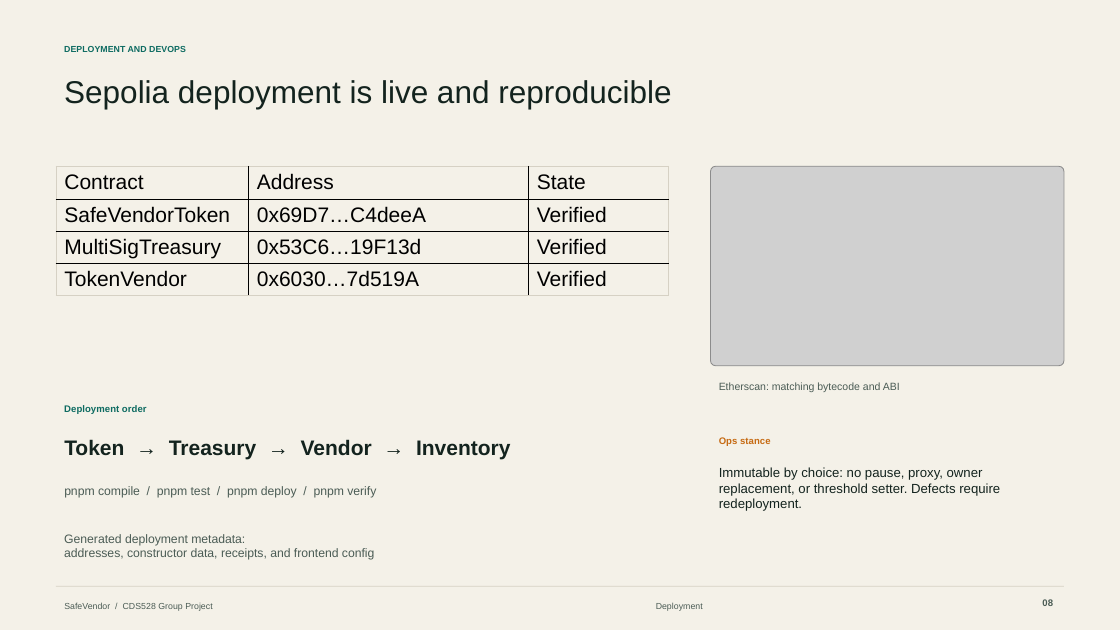
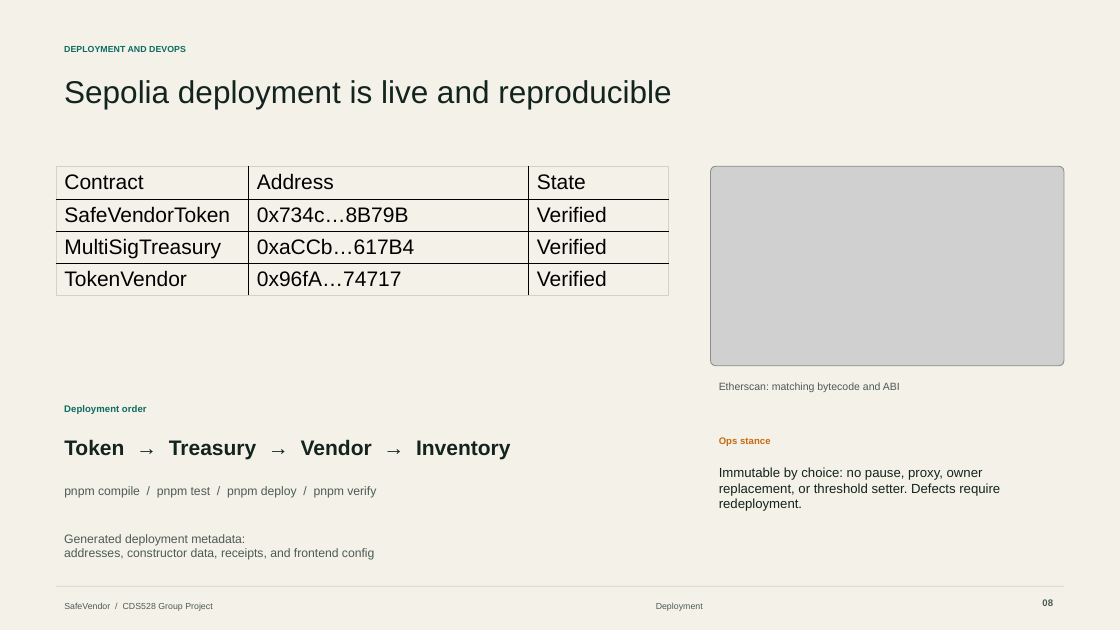
Before and after one commit to aurora371624-star/safevendor, a slide deck: slide 8 of slides/SafeVendor_Presentation.pptx. Drawn at 1120x630 pixels with LibreOffice and Linux fonts; fonts in the diff are those of the drawing; grey boxes stand for pictures. Boxes give left, top, right and bottom in pixels: in the first picture for what was removed or moved away, otherwise in the second. Text is boxed around its words. In the diff, an @@ line names an element or a change of style, - is before the commit and + after.

```diff
--- a/slides/SafeVendor_Presentation.pptx
+++ b/slides/SafeVendor_Presentation.pptx
@@ table at (56,166,669,359) @@
-row 2, column 2: 0x69D7…C4deeA
+row 2, column 2: 0x734c…8B79B
-row 3, column 2: 0x53C6…19F13d
+row 3, column 2: 0xaCCb…617B4
-row 4, column 2: 0x6030…7d519A
+row 4, column 2: 0x96fA…74717
```
Also in this commit, not shown: 2 other slides changed, 8 other files.
